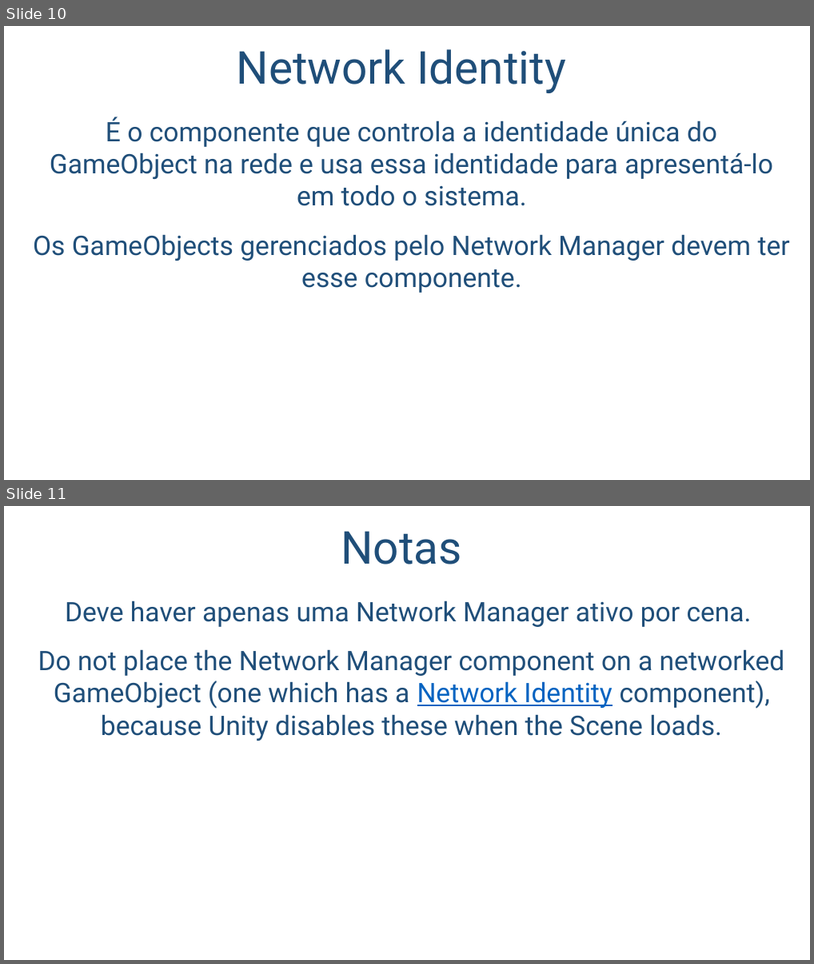
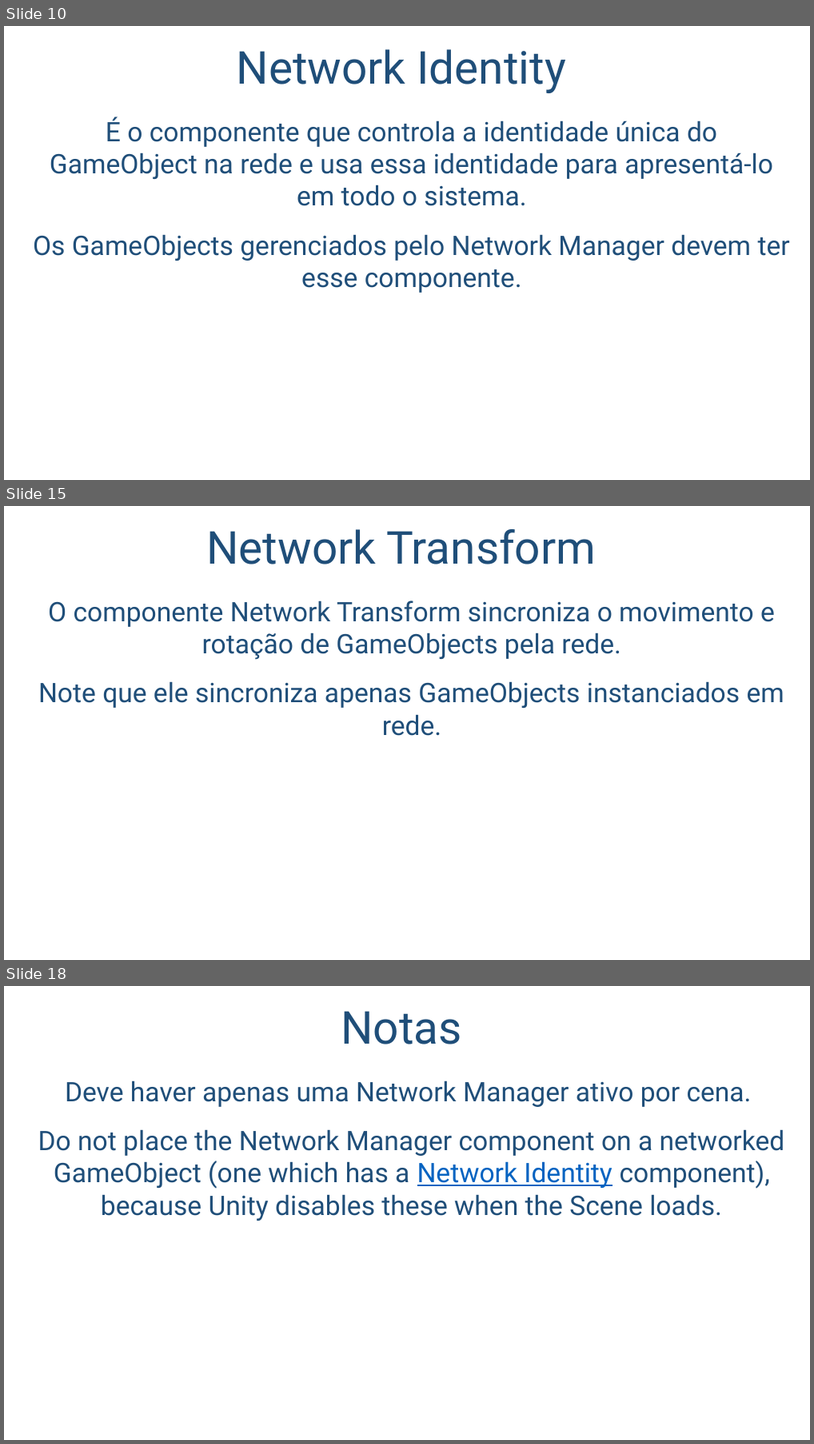
Before and after one commit to salmo-jr/public-slides, a slide deck: unity-multiplayer.pptx. Shown one above the other, each under a label of ours: slides 10 and 11 before the commit, slides 10, 15 and 18 after it; the slides between them are not shown. The pictures are 814x964 and 814x1444 pixels, drawn with LibreOffice and Linux fonts; fonts in the diff are those of the drawing; background and template pictures are left out. Boxes give left, top, right and bottom in pixels: in the first picture for what was removed or moved away, otherwise in the second. Text is boxed around its words. In the diff, an @@ line names an element or a change of style, - is before the commit and + after.

Commit message:
adição dos slides: - Autoridade de Rede; - Propriedades de Contexto de Rede; - Network Transform; - Método OnStartLocalPlayer; e - Atributo Command.

```diff
--- a/unity-multiplayer.pptx
+++ b/unity-multiplayer.pptx
@@ slide 15 added at (4, 506, 810, 960), background picture (left out) @@
@@ title added at (206, 529, 596, 564), 54 pt, text #1F4E79 @@
+Network Transform
@@ text added at (38, 600, 785, 736), 32 pt, text #1F4E79 @@
+O componente Network Transform sincroniza o movimento e rotação de GameObjects pela rede.
+Note que ele sincroniza apenas GameObjects instanciados em rede.
@@ what was slide 11 is now slide 18 @@
```
Also in this commit, not shown: 2 slides changed, 6 other slides added.
